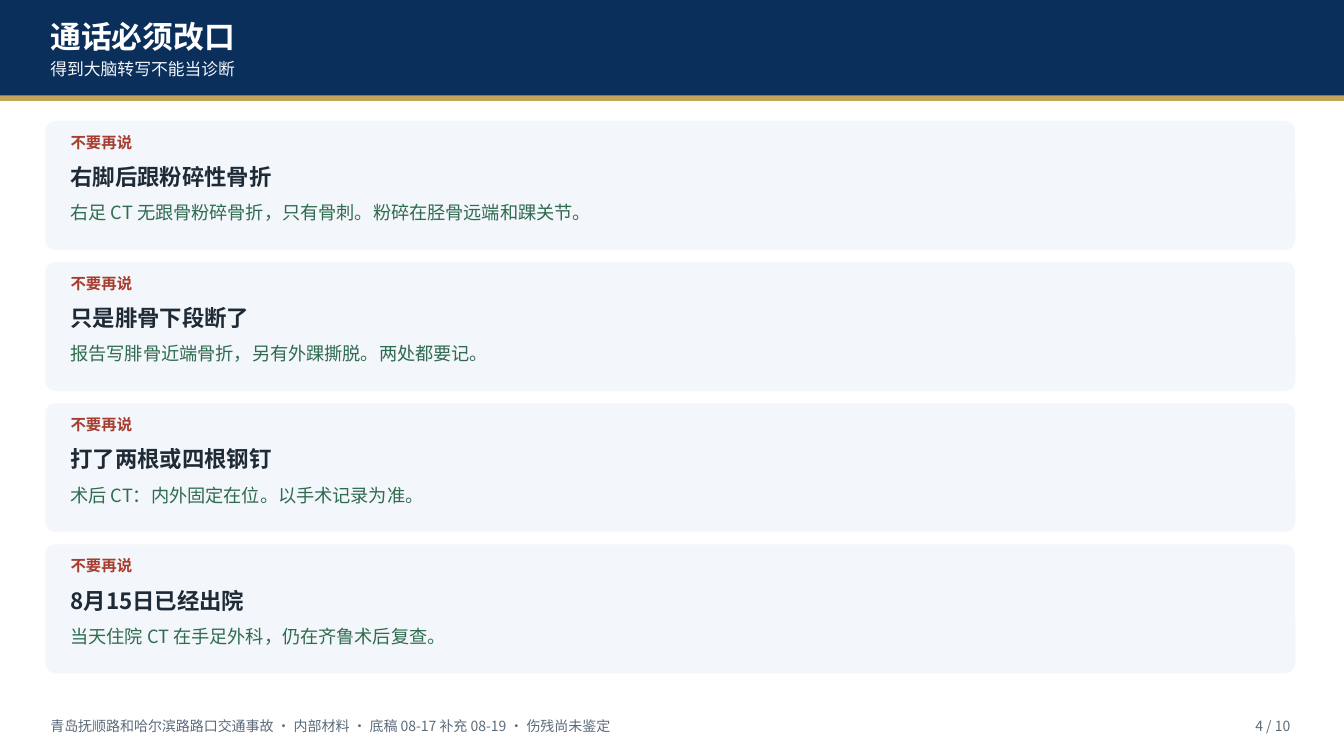
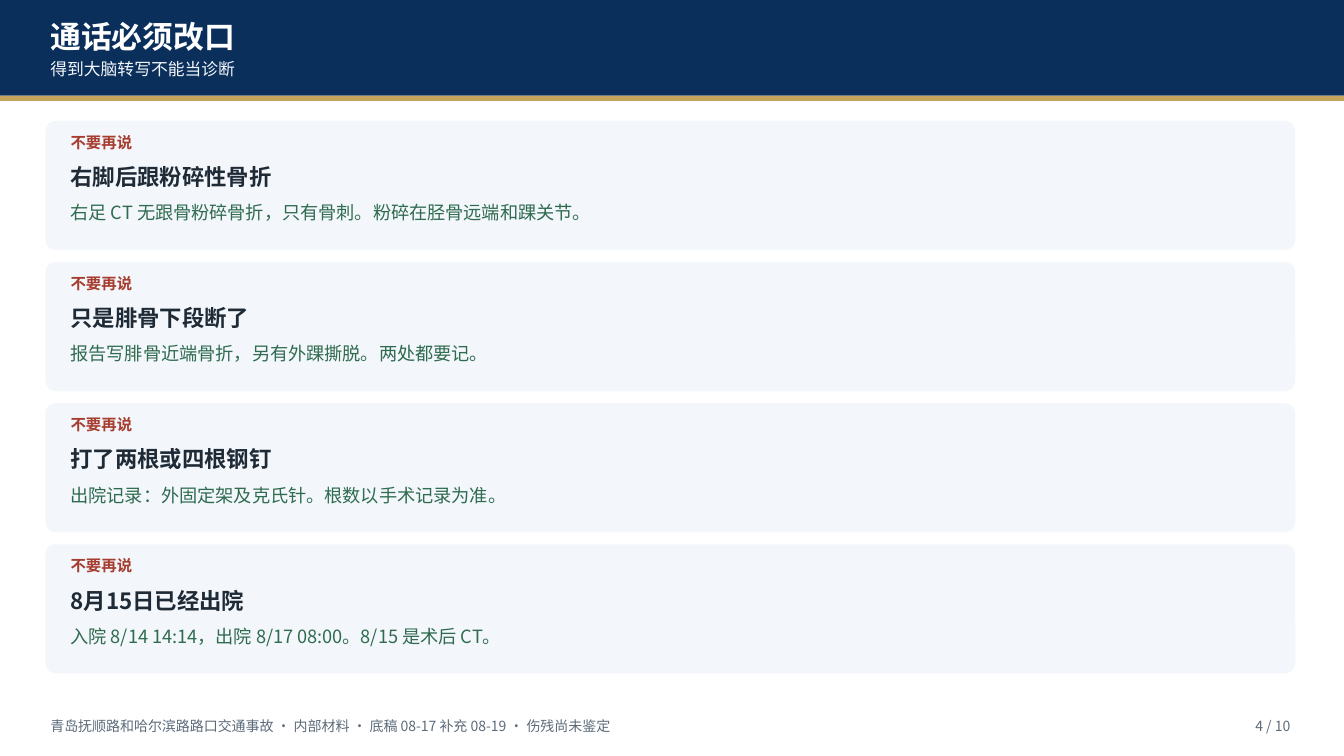
Before and after one commit to hujigang2010-maker/AIDEN, a slide deck: slide 4 of deliverables/青岛抚顺路和哈尔滨路路口交通事故_伤情与伤残简报_20260817.pptx. Drawn at 1344x756 pixels with LibreOffice and Linux fonts; fonts in the diff are those of the drawing. Boxes give left, top, right and bottom in pixels: in the first picture for what was removed or moved away, otherwise in the second. Text is boxed around its words. In the diff, an @@ line names an element or a change of style, - is before the commit and + after.

```diff
--- a/deliverables/青岛抚顺路和哈尔滨路路口交通事故_伤情与伤残简报_20260817.pptx
+++ b/deliverables/青岛抚顺路和哈尔滨路路口交通事故_伤情与伤残简报_20260817.pptx
@@ text at (71,486,507,504): text changed @@
-术后 CT：内外固定在位。以手术记录为准。
+出院记录：外固定架及克氏针。根数以手术记录为准。
@@ text at (71,627,501,646): text changed @@
-当天住院 CT 在手足外科，仍在齐鲁术后复查。
+入院 8/14 14:14，出院 8/17 08:00。8/15 是术后 CT。
```
Also in this commit, not shown: 3 other slides changed, 23 other files.
